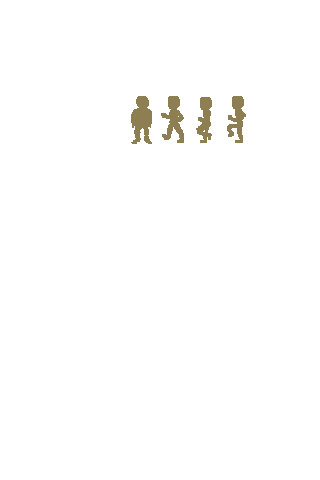
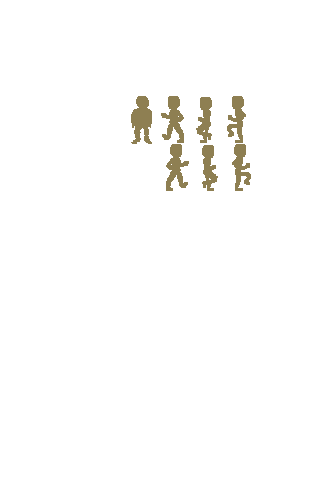
Comparing the layer stacks of the two 320×480 images. Changes:
painted on "New Layer#3" over [166, 144, 251, 191]
